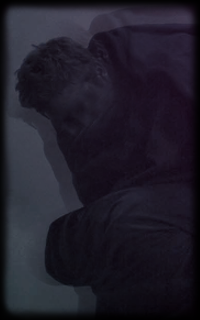
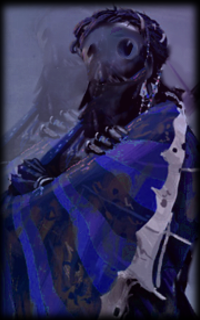
Revision of a layered w=200, h=320 image; what changed, layer by layer:
"Calque #1": opacity 55% → 54% over box(0, 0, 200, 320)
added layer "Calque #2" above "4.-Baths-Obsidian.png" over box(0, 0, 200, 320)
hid "4.-Baths-Obsidian.png" over box(0, 0, 200, 320)
